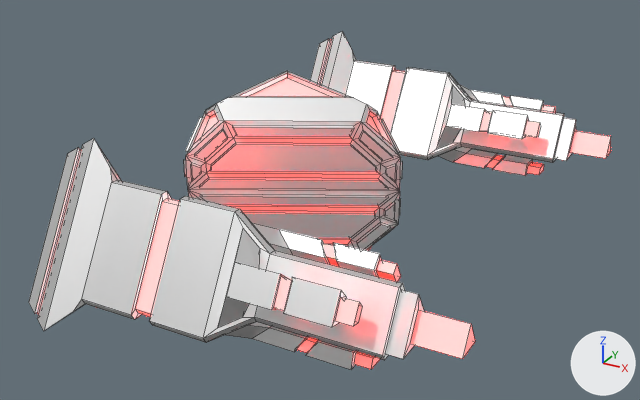
Before and after pictures for a commit that changed the Blender file SpaceInvader/Blends/FinalBoss_2.blend.
One viewpoint serves both versions: a camera (50 mm lens) standing at (8.78, -14.72, 6.81) and looking at (0.96, -0.48, -0.31). Every picture has the same lights, and +X, +Y and +Z are marked at lower right. Mesh edges are drawn as thin lines.

Names of what the first picture shows: 'FinalBossHead', 'TurretLeft', 'TurretRight'.
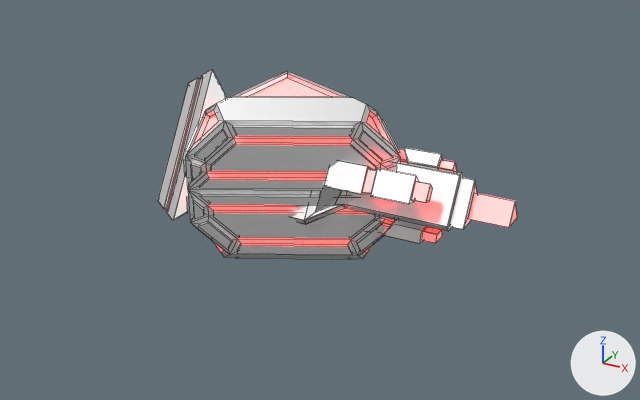
What differs and where, as boxes [x1, y1, x2, y2] in the pictures (640 x 400 px):
'TurretRight', mesh moved: before [29, 138, 475, 369]; after [164, 70, 517, 243]
'TurretLeft', mesh moved: before [310, 31, 611, 176]; after [158, 70, 516, 244]

The edits, one by one:
me_cylinder_001 has 198 vertices, 194 faces and spans x -1.76..5.51, y 2.79..6.03, z -0.95..1.87.
me_cylinder_001 is used by ob_turretleft; location (0.0, 0.0, 0.0).
me_cylinder_001 part 1: the whole mesh is moved by (-0.76, -4.42, 0.0).
me_cylinder_004 has 198 vertices, 194 faces and spans x -1.76..5.51, y -6.03..-2.79, z -0.95..1.87.
me_cylinder_004 is used by ob_turretright; location (0.0, 0.0, 0.0).
me_cylinder_004 part 2: the whole mesh is moved by (-0.76, 4.42, 0.0).
